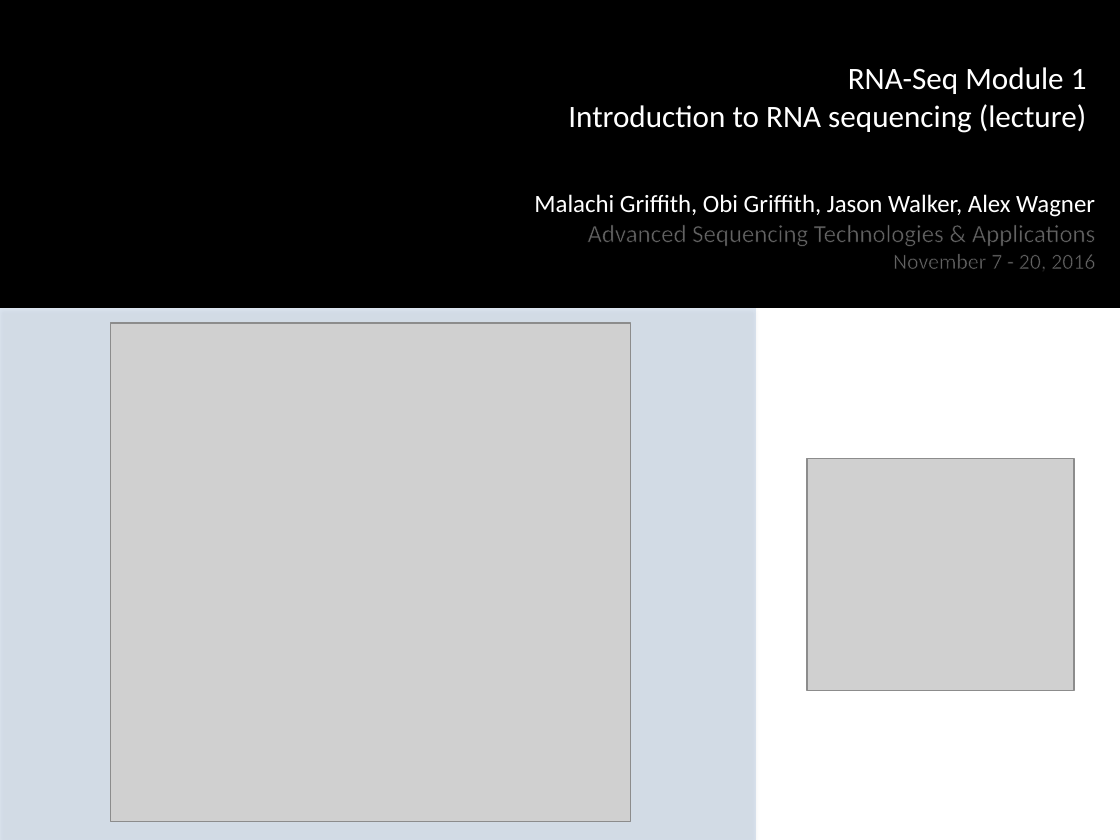
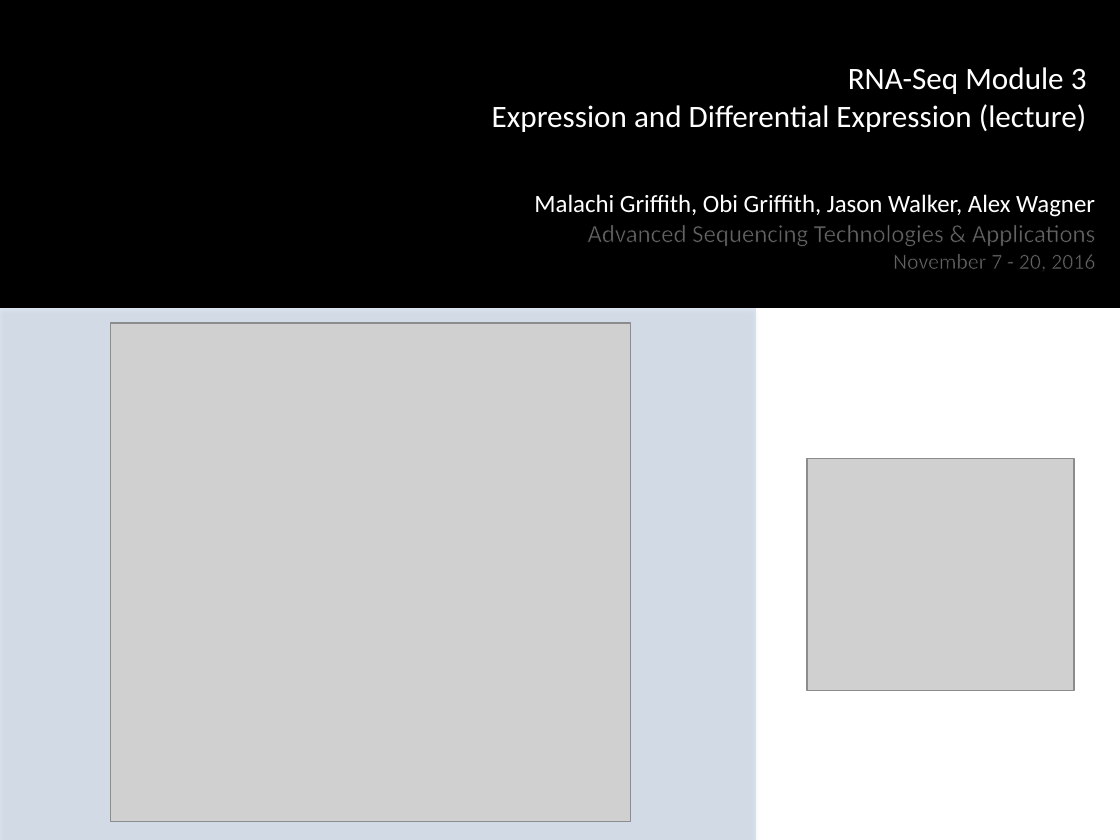
Before and after one commit to griffithlab/rnaseq_tutorial_wiki, a slide deck: slide 2 of LectureFiles/cshl/2016/RNASeq_Module3_Lecture.pptx. Drawn at 1120x840 pixels with LibreOffice and Linux fonts; fonts in the diff are those of the drawing; grey boxes stand for pictures; background and template pictures are left out. Boxes give left, top, right and bottom in pixels: in the first picture for what was removed or moved away, otherwise in the second. Text is boxed around its words. In the diff, an @@ line names an element or a change of style, - is before the commit and + after.

Commit message:
Updated Module3 Slides

```diff
--- a/LectureFiles/cshl/2016/RNASeq_Module3_Lecture.pptx
+++ b/LectureFiles/cshl/2016/RNASeq_Module3_Lecture.pptx
@@ text at box(492, 67, 1087, 132): text changed @@
-RNA-Seq Module 1
-Introduction to RNA sequencing (lecture)
+RNA-Seq Module 3
+Expression and Differential Expression (lecture)
```
Also in this commit, not shown: 17 slides added, 3 other files.
